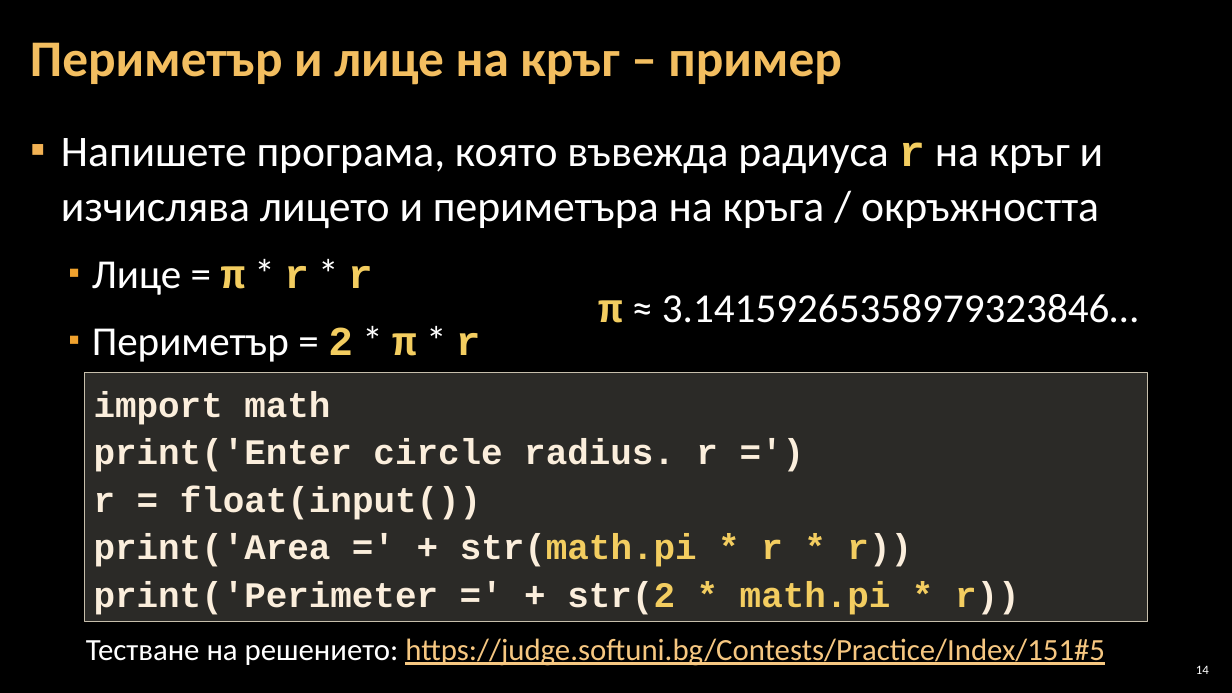
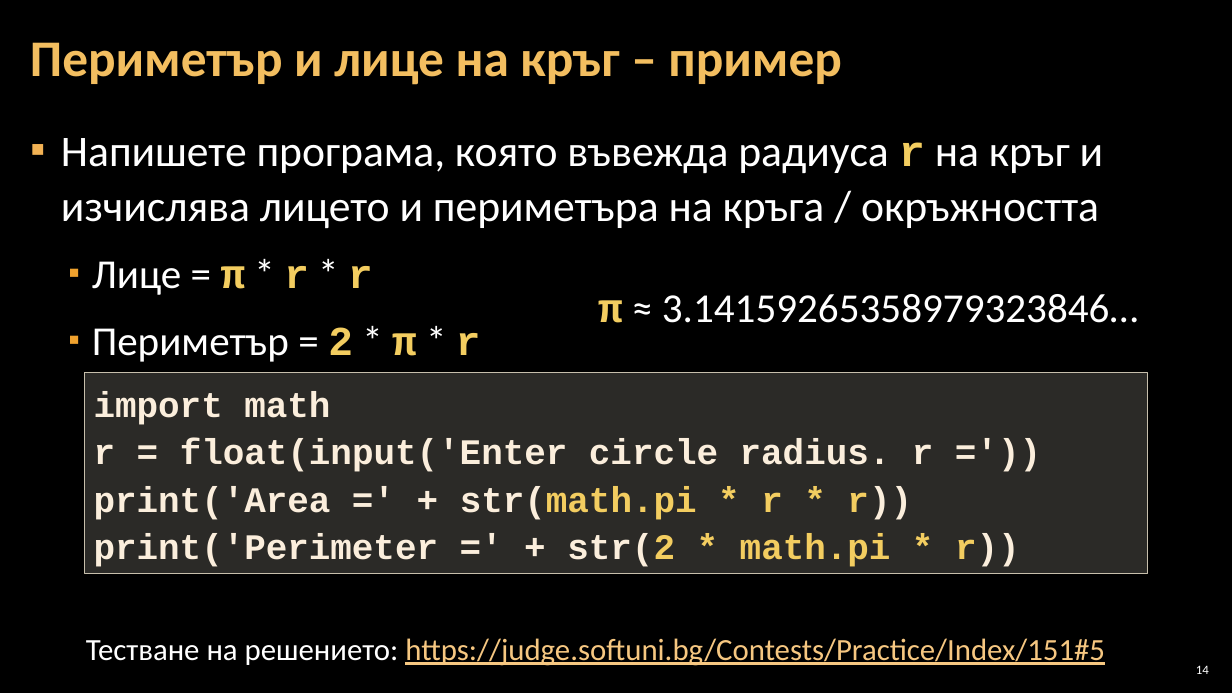
Before and after one commit to Software-University/Python-Basics, a slide deck: slide 14 of 2. Simple-Calculations/2. Simple-Calculations.pptx. Drawn at 1232x693 pixels with LibreOffice and Linux fonts; fonts in the diff are those of the drawing; background and template pictures are left out. Boxes give left, top, right and bottom in pixels: in the first picture for what was removed or moved away, otherwise in the second. Text is boxed around its words. In the diff, an @@ line names an element or a change of style, - is before the commit and + after.

```diff
--- a/2. Simple-Calculations/2. Simple-Calculations.pptx
+++ b/2. Simple-Calculations/2. Simple-Calculations.pptx
@@ rectangle "import math": place and size @@
-rectangle "import math" at bbox=[84, 372, 1147, 621]
+rectangle "import math" at bbox=[84, 372, 1147, 573]
@@ text in rectangle at bbox=[94, 439, 934, 472]: text changed @@
-print('Enter circle radius. r =')
-r = float(input())
+r = float(input('Enter circle radius. r ='))
```
Also in this commit, not shown: 3 other slides changed, 3 other files.
